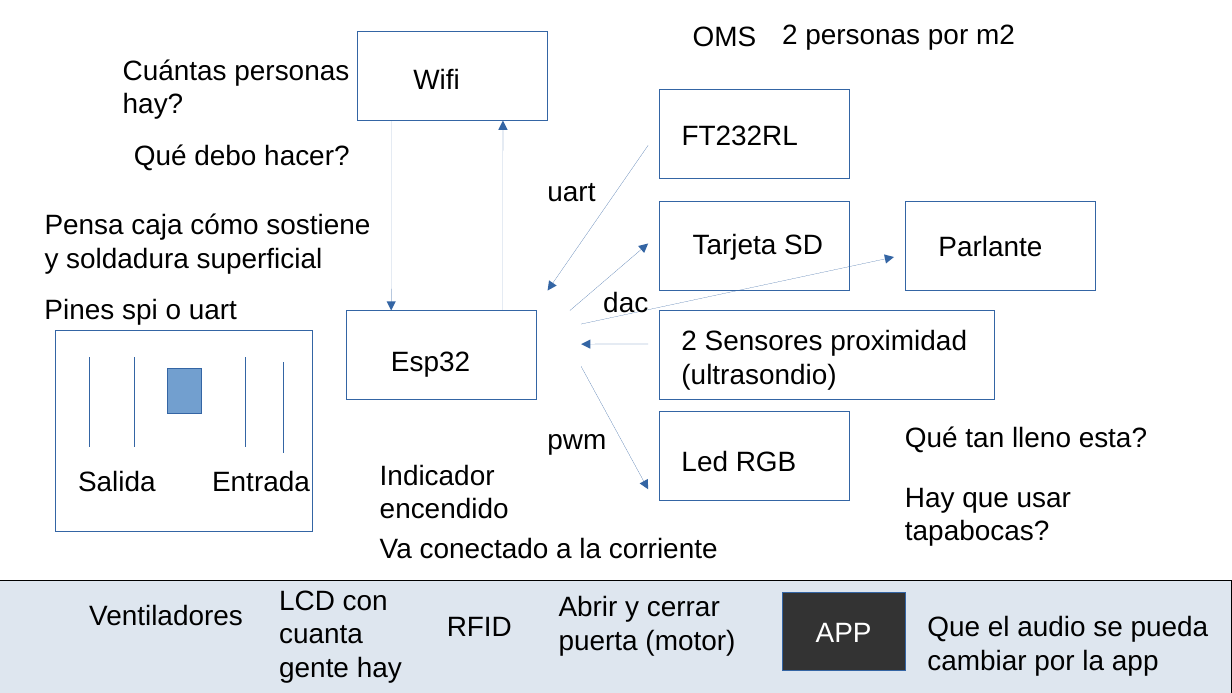
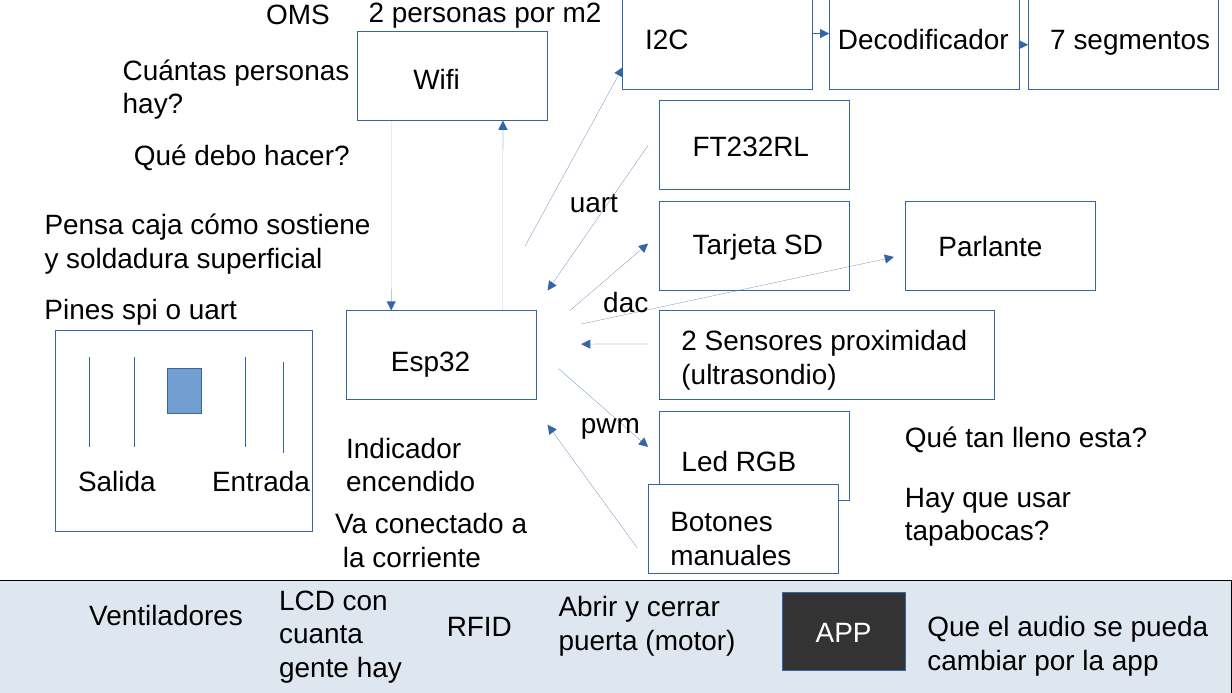
Before and after one commit to screinac/controlador-de-aforo, a slide deck: slide 1 of EsquemaSugerenciasProfe.odp. Drawn at 1232x693 pixels with LibreOffice and Linux fonts; fonts in the diff are those of the drawing. Boxes give left, top, right and bottom in pixels: in the first picture for what was removed or moved away, otherwise in the second. Text is boxed around its words. In the diff, an @@ line names an element or a change of style, - is before the commit and + after.

```diff
--- a/EsquemaSugerenciasProfe.odp
+++ b/EsquemaSugerenciasProfe.odp
@@ text "OMS": place and size @@
-text "OMS" at (693, 26, 757, 47)
+text "OMS" at (266, 4, 330, 25)
@@ text "2 personas por m2": place and size @@
-text "2 personas por m2" at (782, 24, 1015, 49)
+text "2 personas por m2" at (369, 2, 602, 27)
@@ rectangle added at (623, 0, 813, 89), fill #FFFFFF, outline #3465A4 0 pt @@
@@ text added at (645, 29, 688, 50), 18 pt, text #000000 @@
+I2C
@@ rectangle added at (830, 0, 1020, 89), fill #FFFFFF, outline #3465A4 0 pt @@
@@ text added at (838, 28, 1009, 50), 18 pt, text #000000 @@
+Decodificador
@@ rectangle added at (1029, 0, 1219, 89), fill #FFFFFF, outline #3465A4 0 pt @@
@@ text added at (1050, 29, 1211, 54), 18 pt, text #000000 @@
+7 segmentos
@@ arrow added from (813, 34) to (830, 34), #3465A4 0 pt @@
@@ arrow added from (1020, 45) to (1029, 45), #3465A4 0 pt @@
@@ arrow added from (525, 246) to (623, 67), #3465A4 0 pt @@
@@ rectangle: place and size @@
-rectangle at (660, 89, 850, 179)
+rectangle at (660, 101, 850, 190)
@@ text "FT232RL": place and size @@
-text "FT232RL" at (682, 125, 798, 146)
+text "FT232RL" at (693, 136, 809, 157)
@@ text "uart" rewrapped from (547, 183, 595, 202) to (570, 190, 618, 217) @@
@@ arrow moved from (581, 367) - (648, 490) to (559, 369) - (648, 447) @@
@@ text "pwm" rewrapped from (547, 434, 606, 454) to (581, 411, 640, 438) @@
@@ text "Indicador encendido": place and size @@
-text "Indicador encendido" at (380, 464, 509, 519)
+text "Indicador encendido" at (346, 437, 475, 492)
@@ arrow added from (637, 548) to (548, 425), #3465A4 0 pt @@
@@ rectangle added at (648, 485, 838, 575), fill #FFFFFF, outline #3465A4 0 pt @@
@@ text at (335, 512, 528, 568): text changed @@
-Va conectado a la corriente
+Va conectado a
+la corriente
@@ text added at (670, 511, 791, 566), 18 pt, text #000000 @@
+Botones manuales
```
Also in this commit, not shown: 1 other file.
